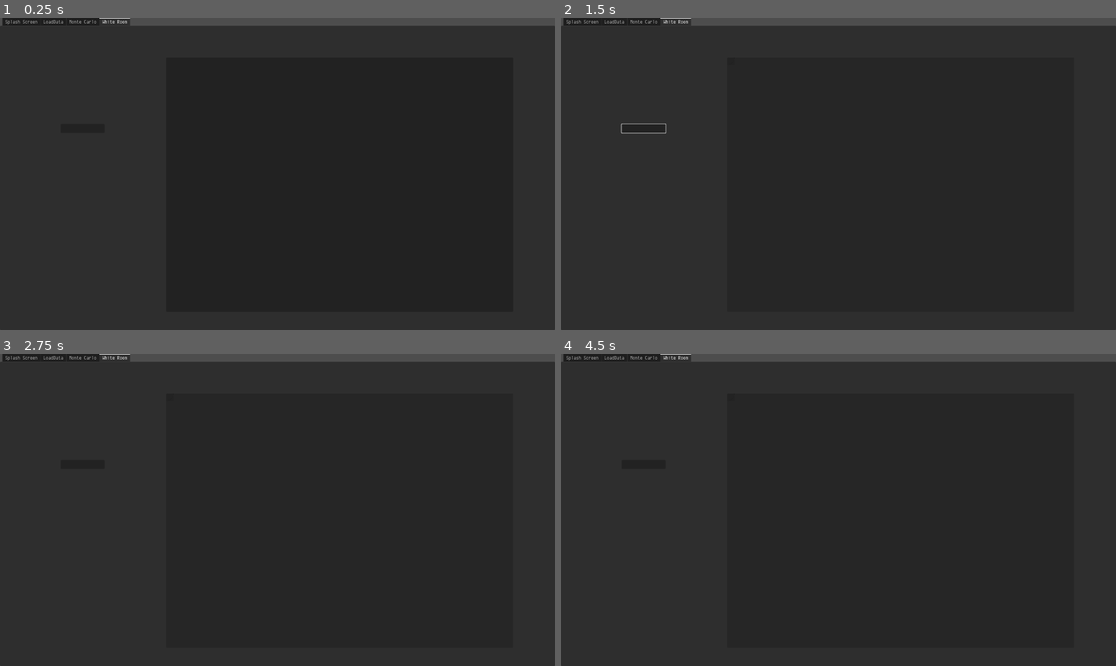
Above: before the commit, frames 1-4 (two rows, left to right).
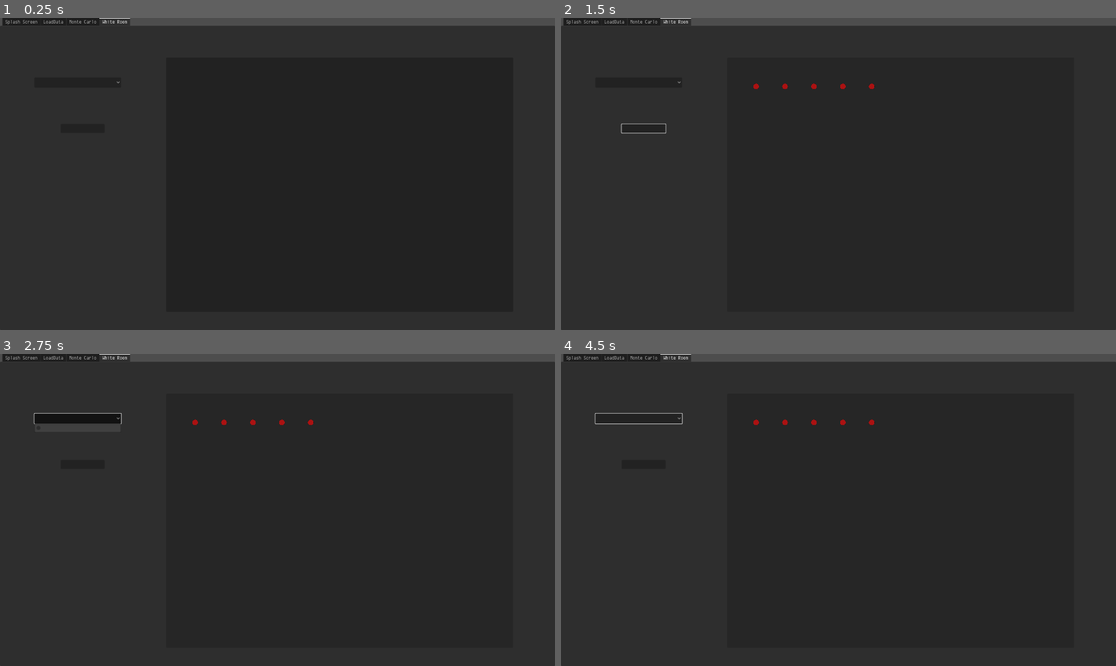
Above: after the commit, the same moments.

Repository: Scarfsman/WhiteRoom
Game: Godot game, scene res://Scenes/main.tscn
Same seed, same stepped clock (60 frames per second), same inputs: the game is played once before the commit and once after it. Before the commit the project starts from res://main.tscn.
Inputs (mouse positions are in pixels of both pictures, inside the frame that each line leads up to):
- Up to frame 1 (0.25 s): no input
- Up to frame 2 (1.5 s): click (644, 127) at 0.5 s; click (727, 58) at 1.27 s
- Up to frame 3 (2.75 s): click (77, 419) at 2.02 s
- Up to frame 4 (4.5 s): click (727, 394) at 2.77 s; click (638, 419) at 3.52 s; click (727, 394) at 4.27 s

The runs differ from the first frame. In frame 1, less than 0.1% of the frame differs, in the area x 21-22%, y 20-21%; in frame 2, less than 0.1%; in frame 3, 0.6%, in the area x 6-57%, y 18-23%; in frame 4, 0.2%.

Commit message:
Fixed issues around Coherency

Diff:
--- a/main.tscn
+++ b/Scenes/main.tscn
@@ -1,24 +1,24 @@
 [gd_scene load_steps=9 format=3 uid="uid://8c7yg47fmh45"]
 
-[ext_resource type="Script" uid="uid://bqrabd3sa23gl" path="res://scripts/main.gd" id="1_n536m"]
-[ext_resource type="Theme" uid="uid://reixxy2fymu3" path="res://new_theme.tres" id="2_epkic"]
-[ext_resource type="PackedScene" uid="uid://c6gb8xtioqkkx" path="res://table.tscn" id="2_uu8r5"]
-[ext_resource type="FontFile" uid="uid://cb3a1aglu7cw4" path="res://Fonts/Envy Code R.ttf" id="3_6lbhf"]
-[ext_resource type="Script" uid="uid://bfccuywk1vkoa" path="res://scripts/monte_calro.gd" id="5_stiw4"]
-[ext_resource type="Script" uid="uid://c23iht84gg2be" path="res://scripts/graph.gd" id="5_ymnst"]
-[ext_resource type="Script" uid="uid://dnu0hepq3t45i" path="res://white_room.gd" id="7_id5n1"]
+[ext_resource type="Script" uid="uid://bqrabd3sa23gl" path="res://scripts/main.gd" id="1_6bp64"]
+[ext_resource type="Theme" uid="uid://reixxy2fymu3" path="res://new_theme.tres" id="2_344ge"]
+[ext_resource type="PackedScene" uid="uid://c6gb8xtioqkkx" path="res://Scenes/table.tscn" id="3_ynf5e"]
+[ext_resource type="FontFile" uid="uid://cb3a1aglu7cw4" path="res://Fonts/Envy Code R.ttf" id="4_hptm8"]
+[ext_resource type="Script" uid="uid://bfccuywk1vkoa" path="res://scripts/monte_calro.gd" id="5_d1ilt"]
+[ext_resource type="Script" uid="uid://c23iht84gg2be" path="res://scripts/graph.gd" id="6_6iyac"]
+[ext_resource type="Script" uid="uid://dnu0hepq3t45i" path="res://scripts/white_room.gd" id="7_fdnlq"]
 
 [sub_resource type="RectangleShape2D" id="RectangleShape2D_2ww3f"]
 size = Vector2(19.8807, 18.1772)
 
 [node name="Main" type="Node"]
-script = ExtResource("1_n536m")
+script = ExtResource("1_6bp64")
 
 [node name="FileDialogRed" type="FileDialog" parent="."]
 title = "Open a File"
 initial_position = 1
 size = Vector2i(600, 400)
-theme = ExtResource("2_epkic")
+theme = ExtResource("2_344ge")
 ok_button_text = "Open"
 dialog_hide_on_ok = true
 file_mode = 0
@@ -57,11 +57,11 @@
 size_flags_horizontal = 3
 size_flags_vertical = 3
 
-[node name="ModelData" parent="TabContainer/LoadData/Background" instance=ExtResource("2_uu8r5")]
+[node name="ModelData" parent="TabContainer/LoadData/Background" instance=ExtResource("3_ynf5e")]
 layout_mode = 1
 offset_bottom = -275.0
 
-[node name="WeaponData" parent="TabContainer/LoadData/Background" instance=ExtResource("2_uu8r5")]
+[node name="WeaponData" parent="TabContainer/LoadData/Background" instance=ExtResource("3_ynf5e")]
 layout_mode = 1
 offset_top = 270.0
 offset_bottom = -5.0
@@ -125,7 +125,7 @@
 size_flags_vertical = 3
 metadata/_edit_use_anchors_ = true
 
-[node name="ModelData" parent="TabContainer/Monte Carlo/Subject" instance=ExtResource("2_uu8r5")]
+[node name="ModelData" parent="TabContainer/Monte Carlo/Subject" instance=ExtResource("3_ynf5e")]
 layout_mode = 1
 metadata/_edit_use_anchors_ = true
 
@@ -153,7 +153,7 @@
 size_flags_vertical = 3
 metadata/_edit_use_anchors_ = true
 
-[node name="ModelData" parent="TabContainer/Monte Carlo/Target" instance=ExtResource("2_uu8r5")]
+[node name="ModelData" parent="TabContainer/Monte Carlo/Target" instance=ExtResource("3_ynf5e")]
 layout_mode = 1
 metadata/_edit_use_anchors_ = true
 
@@ -198,7 +198,7 @@
 
 [node name="White Room" type="TabBar" parent="TabContainer"]
 layout_mode = 2
-script = ExtResource("7_id5n1")
+script = ExtResource("7_fdnlq")
 metadata/_tab_index = 3
 
 [node name="Panel" type="Panel" parent="TabContainer/White Room"]
@@ -227,8 +227,19 @@
 shape = SubResource("RectangleShape2D_2ww3f")
 debug_color = Color(0.737065, 0.223677, 1, 0.42)
 
+[node name="UnitSelection" type="OptionButton" parent="TabContainer/White Room"]
+layout_mode = 1
+anchors_preset = -1
+offset_left = 119.0
+offset_top = 179.0
+offset_right = 419.0
+offset_bottom = 214.0
+item_count = 1
+popup/item_0/id = 0
+metadata/_edit_use_anchors_ = true
+
+[connection signal="file_selected" from="FileDialogRed" to="." method="_on_file_dialog_file_selected"]
 [connection signal="file_selected" from="FileDialogRed" to="." method="_on_file_dialog_red_file_selected"]
-[connection signal="file_selected" from="FileDialogRed" to="." method="_on_file_dialog_file_selected"]
 [connection signal="pressed" from="TabContainer/LoadData/Load" to="." method="_on_load_pressed"]
 [connection signal="item_selected" from="TabContainer/LoadData/OptionButton" to="." method="_on_option_button_item_selected"]
 [connection signal="item_selected" from="TabContainer/Monte Carlo/AttackerSelection" to="TabContainer/Monte Carlo" method="_on_subject_selection_item_selected"]
--- a/unit.tscn
+++ b/Scenes/model.tscn
@@ -1,17 +1,16 @@
 [gd_scene load_steps=4 format=3 uid="uid://qt6grn08pcky"]
 
-[ext_resource type="Texture2D" uid="uid://biyn5dp6qj87x" path="res://pngwing.com(2).png" id="1_lfqr2"]
-[ext_resource type="Script" uid="uid://b8qa4sn5gfhce" path="res://object.gd" id="2_g7d53"]
+[ext_resource type="Script" uid="uid://b8qa4sn5gfhce" path="res://scripts/object.gd" id="1_682kq"]
+[ext_resource type="Texture2D" uid="uid://km3tc1sjuafp" path="res://pngwing.com(2).png" id="2_h01ia"]
 
 [sub_resource type="CircleShape2D" id="CircleShape2D_c52km"]
 radius = 50.0
 
 [node name="Object" type="Sprite2D"]
-scale = Vector2(0.5, 0.5)
-script = ExtResource("2_g7d53")
+script = ExtResource("1_682kq")
 
 [node name="Sprite2D" type="Sprite2D" parent="."]
-texture = ExtResource("1_lfqr2")
+texture = ExtResource("2_h01ia")
 
 [node name="CharacterBody2D" type="CharacterBody2D" parent="Sprite2D"]
 collision_mask = 3
@@ -21,14 +20,16 @@
 one_way_collision_margin = 0.0
 debug_color = Color(0.991163, 0, 0.269152, 0.42)
 
-[node name="Button" type="Button" parent="."]
+[node name="Button" type="Button" parent="Sprite2D"]
+modulate = Color(1, 1, 1, 0)
+self_modulate = Color(1, 1, 1, 0)
 anchors_preset = 15
 anchor_right = 1.0
 anchor_bottom = 1.0
 offset_left = -50.0
 offset_top = -50.0
-offset_right = 49.0
-offset_bottom = 49.0
+offset_right = -50.0
+offset_bottom = -50.0
 grow_horizontal = 2
 grow_vertical = 2
 
@@ -36,10 +37,11 @@
 color = Color(0.364706, 0.337255, 0.556863, 0.337255)
 
 [node name="Rays" type="Control" parent="."]
+visible = false
 layout_mode = 3
 anchors_preset = 0
 offset_right = 40.0
 offset_bottom = 40.0
 
-[connection signal="button_down" from="Button" to="." method="_on_button_button_down"]
-[connection signal="button_up" from="Button" to="." method="_on_button_button_up"]
+[connection signal="button_down" from="Sprite2D/Button" to="." method="_on_button_button_down"]
+[connection signal="button_up" from="Sprite2D/Button" to="." method="_on_button_button_up"]
--- /dev/null
+++ b/Scenes/unit.tscn
@@ -0,0 +1,12 @@
+[gd_scene load_steps=2 format=3 uid="uid://b0345kcu0175p"]
+
+[ext_resource type="Script" uid="uid://dcsplmt6kbvbu" path="res://scripts/unit.gd" id="1_yjw0f"]
+
+[node name="Unit" type="Control"]
+layout_mode = 3
+anchors_preset = 15
+anchor_right = 1.0
+anchor_bottom = 1.0
+grow_horizontal = 2
+grow_vertical = 2
+script = ExtResource("1_yjw0f")
--- a/project.godot
+++ b/project.godot
@@ -11,7 +11,7 @@
 [application]
 
 config/name="The White Room"
-run/main_scene="res://main.tscn"
+run/main_scene="res://Scenes/main.tscn"
 config/features=PackedStringArray("4.4", "Forward Plus")
 config/icon="res://icon.svg"
 
@@ -24,6 +24,20 @@
 window/size/viewport_width=1920
 window/size/viewport_height=1080
 
+[input]
+
+ui_accept={
+"deadzone": 0.5,
+"events": [Object(InputEventKey,"resource_local_to_scene":false,"resource_name":"","device":0,"window_id":0,"alt_pressed":false,"shift_pressed":false,"ctrl_pressed":false,"meta_pressed":false,"pressed":false,"keycode":4194309,"physical_keycode":0,"key_label":0,"unicode":0,"location":0,"echo":false,"script":null)
+, Object(InputEventKey,"resource_local_to_scene":false,"resource_name":"","device":0,"window_id":0,"alt_pressed":false,"shift_pressed":false,"ctrl_pressed":false,"meta_pressed":false,"pressed":false,"keycode":4194310,"physical_keycode":0,"key_label":0,"unicode":0,"location":0,"echo":false,"script":null)
+]
+}
+ui_select={
+"deadzone": 0.5,
+"events": [Object(InputEventJoypadButton,"resource_local_to_scene":false,"resource_name":"","device":0,"button_index":3,"pressure":0.0,"pressed":false,"script":null)
+]
+}
+
 [input_devices]
 
 pointing/emulate_touch_from_mouse=true
--- a/scripts/Globals.gd
+++ b/scripts/Globals.gd
@@ -432,3 +432,6 @@
 
 func inchesToPixels(inches) -> float:
     return inches * 20
+
+func pixelsToInches(pixels) -> float:
+    return pixels / 20
--- a/scripts/main.gd
+++ b/scripts/main.gd
@@ -53,6 +53,7 @@
     $TabContainer/LoadData/OptionButton.clear()
     $"TabContainer/Monte Carlo/AttackerSelection".clear()
     $"TabContainer/Monte Carlo/DefenderSelection".clear()
+    $"TabContainer/White Room/UnitSelection".clear()
 
     print(globals.Units.GetColumns('id'))
 
@@ -63,6 +64,7 @@
             $TabContainer/LoadData/OptionButton.add_item(unitString, unit[0])
             $"TabContainer/Monte Carlo/AttackerSelection".add_item(unitString, unit[0])
             $"TabContainer/Monte Carlo/DefenderSelection".add_item(unitString, unit[0])
+            $"TabContainer/White Room/UnitSelection".add_item(unitString, unit[0])
             list.append(unitString)
     display_data(1)
     monte_carlo.displayAttacker(1)
--- a/object.gd
+++ b/scripts/object.gd
@@ -10,7 +10,10 @@
 var upperBound: float
 var lowerBound: float
 var FOV_incrament = 2 *  PI / 60
-var maxDist: float =  globals.inchesToPixels(14)
+var maxDist: float
+var travelDist
+var M: float = 14
+var neighbours = []
 
 var startPos: Vector2 = Vector2(0, 0)
 var temp1: Vector2
@@ -19,6 +22,7 @@
 @onready var space_state = get_world_2d().direct_space_state
 
 func _ready():
+    maxDist = globals.inchesToPixels(M)
     offsetParent = get_parent().global_position
     var boundries = get_parent().get_size()
     leftBound = offsetParent[0]
@@ -32,6 +36,7 @@
         newRay.visible = false
         $Rays.add_child(newRay)
         angle += FOV_incrament
+    set_start_position()
 
 func get_FOV_circle(from: Vector2, radius):
     var angle = FOV_incrament
@@ -41,26 +46,9 @@
         ray.target_position =  ray.target_position.normalized() * radius
         if ray.is_colliding():
             print
-            points.append((ray.get_collision_point() - ray.global_position)/scale)
+            points.append((ray.get_collision_point() - ray.global_position))
         else:
             points.append(ray.target_position)
-    '''
-    while angle < 2 * PI:
-        var offset = Vector2(radius, 0).rotated(angle)
-        var to = from + offset
-        var params = PhysicsRayQueryParameters2D.create(from, to)
-        #params.exclude = []
-        #params.collision_mask = 1
-        var result = space_state.intersect_ray(params)
-        temp1 = from
-        temp2 = to
-        if result:
-            print('collided')
-            points.append(result.position)
-        else:
-            points.append(to)
-        angle += FOV_incrament
-    '''
 
     return points
 
@@ -74,6 +62,7 @@
 # Called every frame. 'delta' is the elapsed time since the previous frame.
 func _process(delta: float) -> void:
     if dragging:
+        var prevPos = position
         var targetPos = get_global_mouse_position() - offsetPos
         #make sure the object isn't being moved outside the bounds of the
         #gameboard
@@ -93,18 +82,17 @@
             var xNew = startPos[0] + (maxDist * cos(angle))
             var yNew = startPos[1] + (maxDist * sin(angle))
             targetPos = Vector2(xNew, yNew)
+
         position = targetPos - offsetParent
         draw_target_area(Vector2(0, 0), maxDist - min(travelDist, maxDist) + 50)
-        queue_redraw()
 
 func _on_button_button_down() -> void:
     dragging = true
-    startPos = global_position
     offsetPos = get_global_mouse_position() - global_position
+    travelDist = maxDist
 
 func _on_button_button_up() -> void:
     dragging = false
-    startPos = Vector2(0, 0)
     clear_target_area()
 
 func set_target_area(points: PackedVector2Array) -> void:
@@ -112,3 +100,19 @@
 
 func clear_target_area() -> void:
     set_target_area(PackedVector2Array())
+
+
+func _input(ev):
+    if Input.is_key_pressed(KEY_SPACE):
+        set_start_position()
+    if Input.is_key_pressed(KEY_R):
+        print('reseting')
+        reset_sprite()
+
+func set_start_position() -> void:
+    startPos = global_position
+    maxDist = globals.inchesToPixels(M)
+
+func reset_sprite() -> void:
+    position = startPos - offsetParent
+    maxDist = globals.inchesToPixels(M)
--- a/scripts/table.gd
+++ b/scripts/table.gd
@@ -1,8 +1,8 @@
 extends Control
 
-@onready var TableRow = preload("res://table_row.tscn")
-@onready var TableCell = preload("res://table_cell.tscn")
-@onready var TickBox = preload("res://check_box.tscn")
+@onready var TableRow = preload("res://Scenes/table_row.tscn")
+@onready var TableCell = preload("res://Scenes/table_cell.tscn")
+@onready var TickBox = preload("res://Scenes/check_box.tscn")
 
 @export var data: DataFrame
 
--- /dev/null
+++ b/scripts/unit.gd
@@ -0,0 +1,34 @@
+extends Control
+
+func checkNeighbours(model, visited: Array):
+    for i in model.neighbours:
+        if i not in visited:
+            visited.append(i)
+            checkNeighbours(i, visited)
+
+func _draw() -> void:
+    for model in get_children():
+        var currPos = model.position
+        var target: Vector2
+        var neighbours = []
+        model.neighbours = []
+        for otherModel in get_children():
+            var dist = currPos.distance_to(otherModel.position)
+            if (dist != 0) and (dist < globals.inchesToPixels(2)):
+                model.neighbours.append(otherModel)
+                draw_line(model.position, otherModel.position, Color.WHITE)
+
+        var allModels: Array = get_children()
+        var currCheck: Array = []
+        checkNeighbours(allModels[0], currCheck)
+        if len(currCheck) == len(allModels):
+            for i in allModels:
+                i.get_node('Sprite2D').modulate = Color(0,1,0)
+        else:
+            for i in allModels:
+                print(i.get_children())
+                i.get_node('Sprite2D').modulate = Color(1,0,0)
+
+
+func _process(float) -> void:
+    queue_redraw()
--- /dev/null
+++ b/scripts/white_room.gd
@@ -0,0 +1,19 @@
+extends TabBar
+
+@onready var unit = preload("res://Scenes/unit.tscn")
+@onready var model = preload("res://Scenes/model.tscn")
+
+# Called when the node enters the scene tree for the first time.
+func _ready() -> void:
+    pass # Replace with function body.
+
+# Called every frame. 'delta' is the elapsed time since the previous frame.
+
+func _on_load_pressed() -> void:
+    var newUnit = unit.instantiate()
+    for i in range(5):
+        var newModel = model.instantiate()
+        newUnit.add_child(newModel)
+        newModel.position = Vector2(i*100 + 100, 100)
+        newModel.get_node('Sprite2D').scale = Vector2(0.2, 0.2)
+    $Panel.add_child(newUnit)
--- a/white_room.gd
+++ /dev/null
@@ -1,14 +0,0 @@
-extends TabBar
-
-@onready var unit = preload("res://unit.tscn")
-
-# Called when the node enters the scene tree for the first time.
-func _ready() -> void:
-    pass # Replace with function body.
-
-# Called every frame. 'delta' is the elapsed time since the previous frame.
-
-
-func _on_load_pressed() -> void:
-    var newUnit = unit.instantiate()
-    $Panel.add_child(newUnit)
Renamed: check_box.tscn -> Scenes/check_box.tscn
Not shown: 3 places in Scenes/main.tscn that only renumber resources
Renamed: table.tscn -> Scenes/table.tscn
Not shown: 2 places in Scenes/table_cell.tscn that only renumber resources
Renamed: table_header_cell.tscn -> Scenes/table_header_cell.tscn
Renamed: table_row.tscn -> Scenes/table_row.tscn
Binary file changed: pngwing.com(2).png
Not shown, changed: pngwing.com(2).png.import
Renamed: DataFrame.gd -> scripts/DataFrame.gd
Renamed: DataFrame.gd.uid -> scripts/DataFrame.gd.uid
Renamed: object.gd.uid -> scripts/object.gd.uid
Not shown, added: scripts/unit.gd.uid
(and 1 more such lines)
